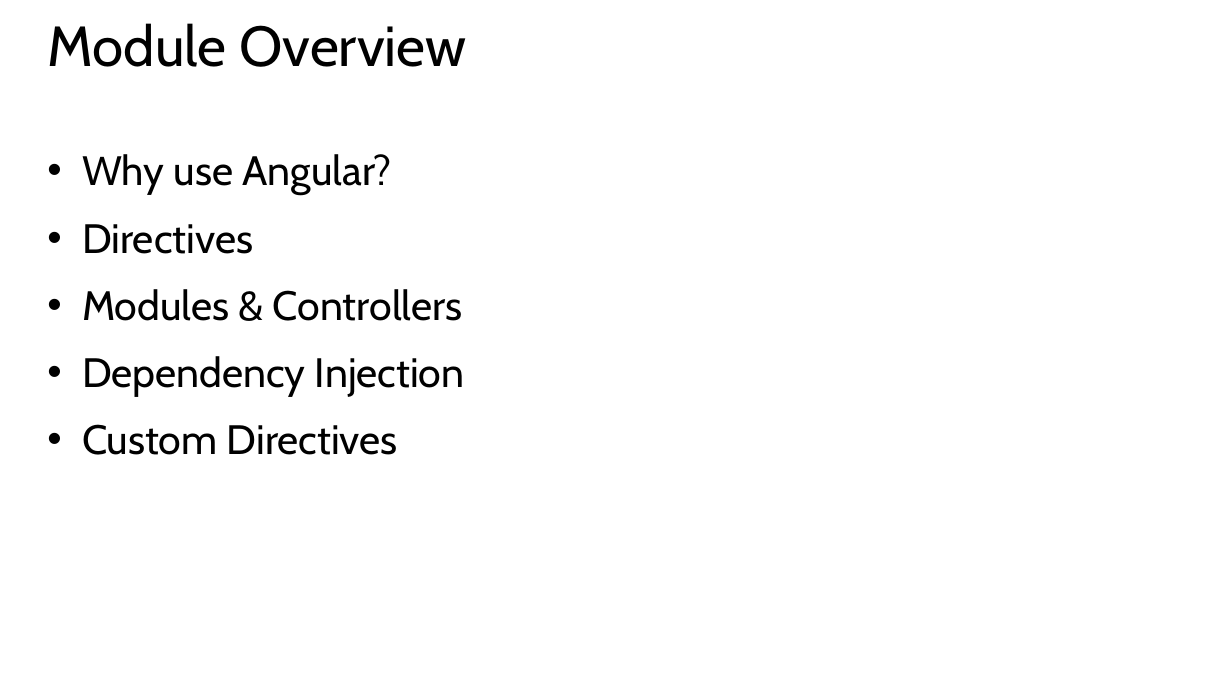
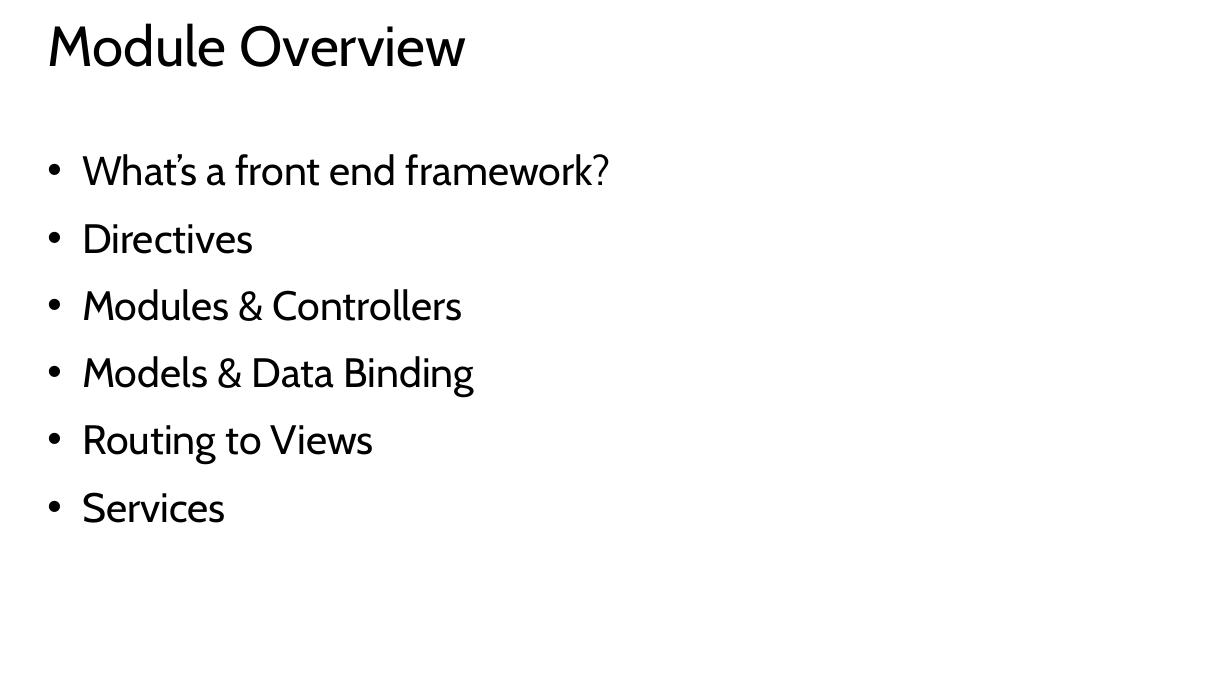
Before and after one commit to hwz/chirp, a slide deck: slide 2 of slides/module2.pptx. Drawn at 1232x693 pixels with LibreOffice and Linux fonts; fonts in the diff are those of the drawing. Boxes give left, top, right and bottom in pixels: in the first picture for what was removed or moved away, otherwise in the second. Text is boxed around its words. In the diff, an @@ line names an element or a change of style, - is before the commit and + after.

```diff
--- a/slides/module2.pptx
+++ b/slides/module2.pptx
@@ text at bbox=[82, 154, 610, 186]: text changed @@
-• Why use Angular?
+• What’s a front end framework?
@@ text at bbox=[82, 356, 474, 523]: text changed @@
-• Dependency Injection
-• Custom Directives
+• Models & Data Binding
+• Routing to Views
+• Services
```
Also in this commit, not shown: 16 slides added, 2 slides removed, 5 other files.
